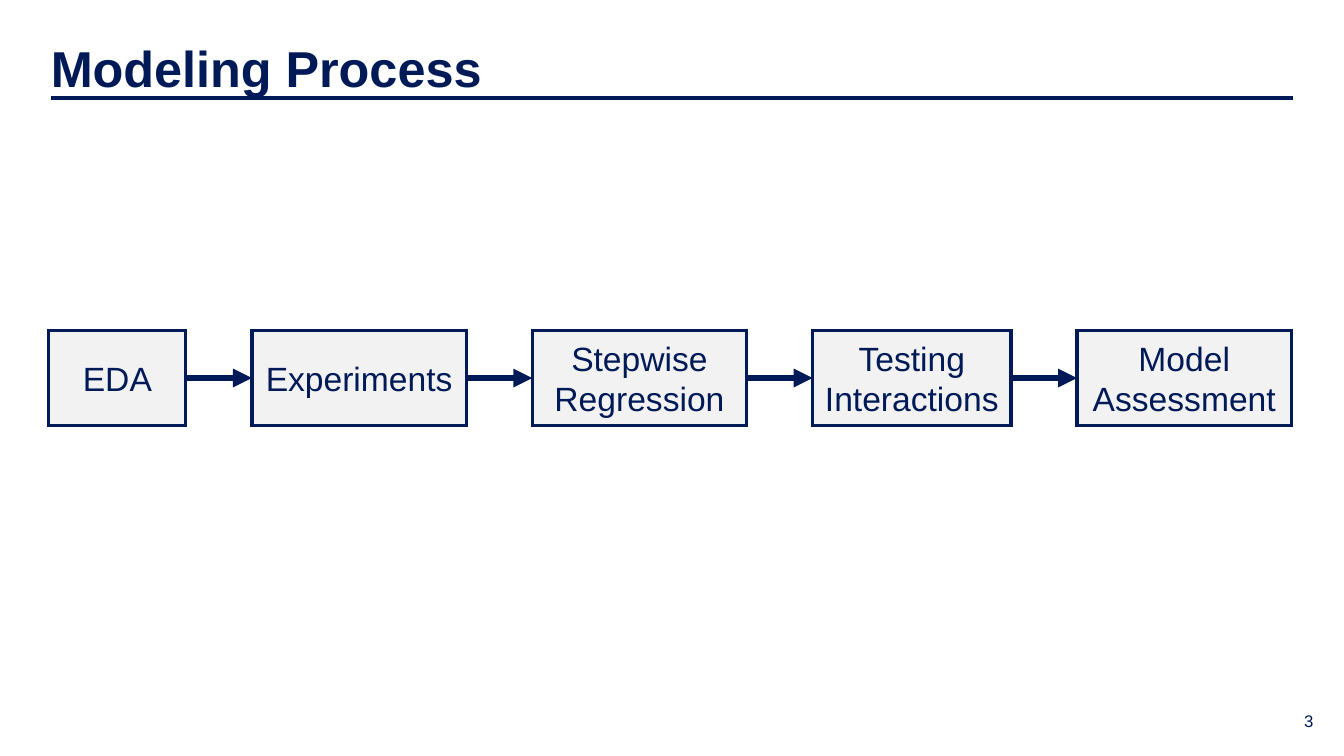
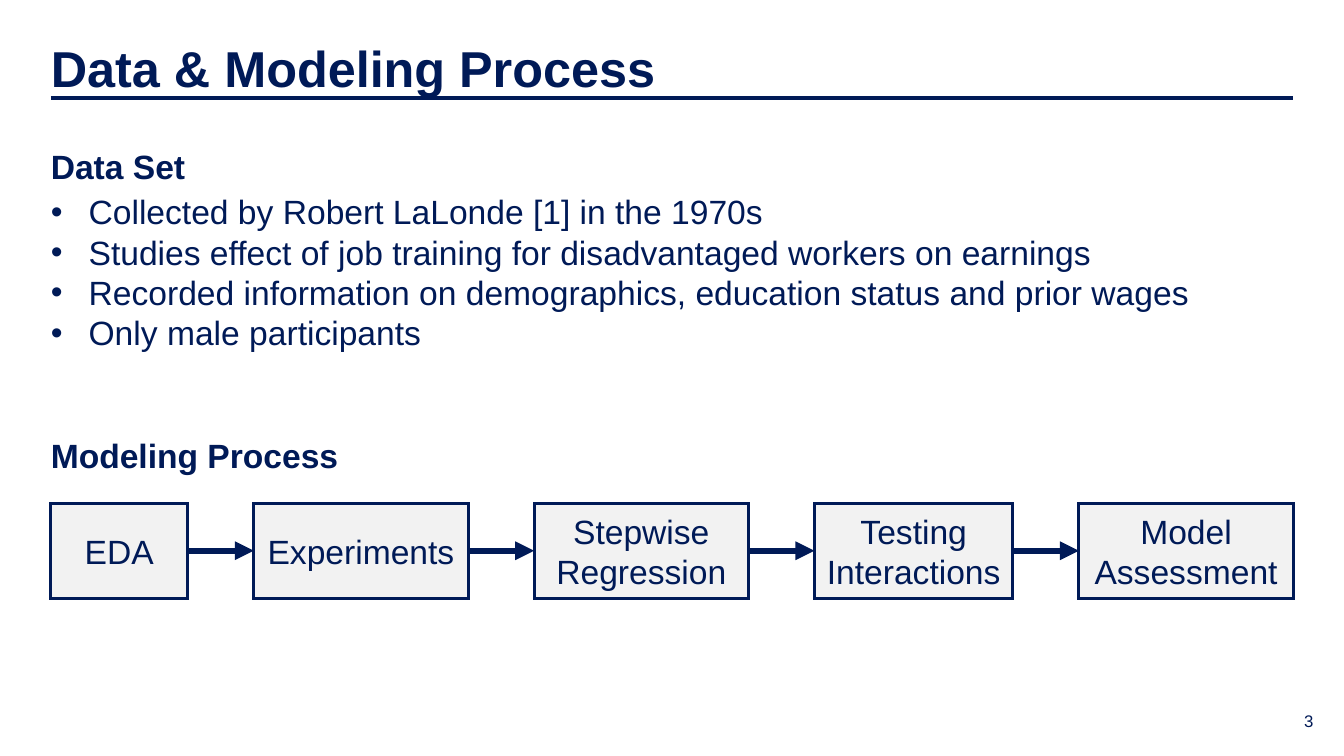
Before and after one commit to IDS-702-F21/team-project-1-effects-of-job-training-on-wages-yellowfellows, a slide deck: slide 3 of Presentation/slide_deck.pptx. Drawn at 1344x756 pixels with LibreOffice and Linux fonts; fonts in the diff are those of the drawing; background and template pictures are left out. Boxes give left, top, right and bottom in pixels: in the first picture for what was removed or moved away, otherwise in the second. Text is boxed around its words. In the diff, an @@ line names an element or a change of style, - is before the commit and + after.

```diff
--- a/Presentation/slide_deck.pptx
+++ b/Presentation/slide_deck.pptx
@@ text at bbox=[51, 50, 655, 96]: text changed @@
-Modeling Process
+Data & Modeling Process
@@ text added at bbox=[51, 155, 185, 180], 24 pt, text #001A57, bold @@
+Data Set
@@ text added at bbox=[89, 199, 1188, 352], 24 pt, text #001A57 @@
+• Collected by Robert LaLonde [1] in the 1970s
+• Studies effect of job training for disadvantaged workers on earnings
+• Recorded information on demographics, education status and prior wages
+• Only male participants
@@ text added at bbox=[51, 443, 338, 475], 24 pt, text #001A57, bold @@
+Modeling Process
@@ 5 rectangles: place and size @@
-5 rectangles at bbox=[49, 331, 1292, 425]
+5 rectangles at bbox=[50, 503, 1294, 598]
@@ 4 arrows: place and size @@
-4 arrows at bbox=[186, 378, 1077, 378]
+4 arrows at bbox=[188, 551, 1079, 551]
```
Also in this commit, not shown: 1 other slide changed, 2 slides added, 3 other files.
